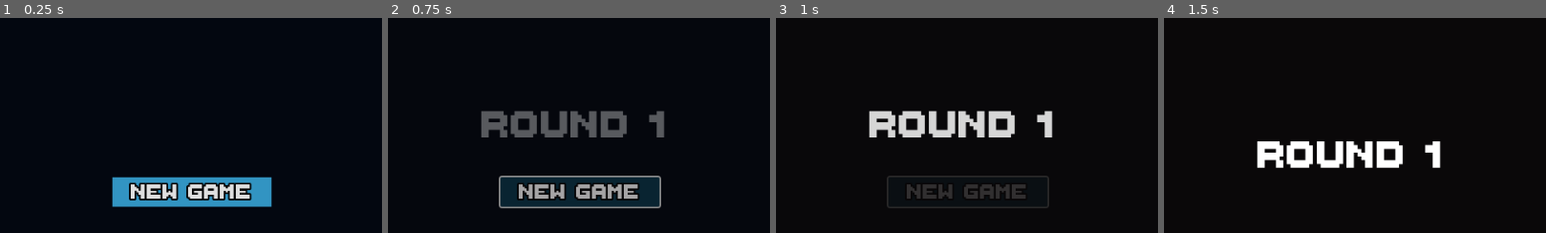
Above: before the commit, frames 1-4 (left to right).
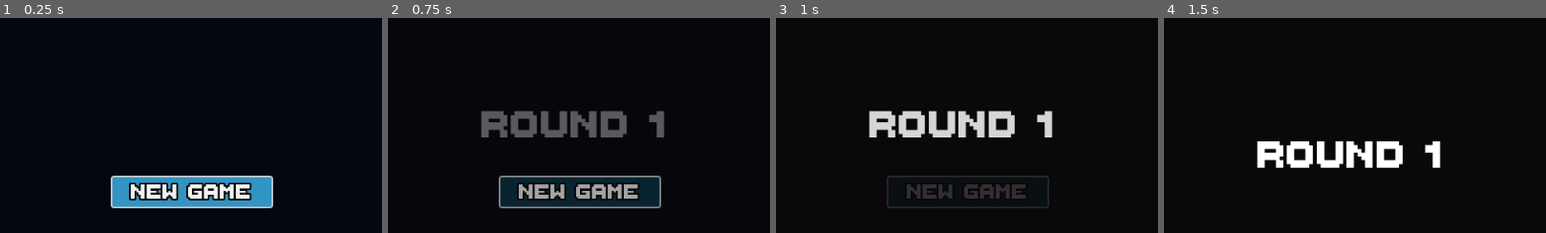
Above: after the commit, the same moments.

Repository: Una1n/Arkanoid
Game: Godot game, scene res://scenes/main_scene.tscn
The game is run twice, just before and just after one commit, with the same random seed, the same clock (stepped at 60 frames per second) and the same inputs.
Inputs:
- Up to frame 1 (0.25 s): no input
- Up to frame 2 (0.75 s): click "New Game" at 0.5 s
- Up to frame 3 (1 s): no input
- Up to frame 4 (1.5 s): click "New Game" at 1.25 s
The pictures show only the part of the screen within x 25-75%, y 0-50%; the shares and areas given below are measured in that part.

The runs differ from the first frame. In frame 1, 0.9% of the frame differs, in the area x 29-72%, y 73-89%; in frame 2, nothing differs; in frame 3, nothing differs; in frame 4, nothing differs.

Commit message:
Added controller support to main menu

Diff:
--- a/scenes/main_scene.tscn
+++ b/scenes/main_scene.tscn
@@ -35,6 +35,7 @@
 theme_override_constants/separation = 50
 
 [node name="NewGameButton" type="Button" parent="Menu/VBoxContainer"]
+unique_name_in_owner = true
 custom_minimum_size = Vector2(200, 0)
 layout_mode = 2
 text = "New Game"
--- a/scripts/main_scene.gd
+++ b/scripts/main_scene.gd
@@ -1,4 +1,8 @@
 extends Control
+
+
+func _ready() -> void:
+	%NewGameButton.grab_focus()
 
 
 func _on_new_game_button_pressed() -> void:
